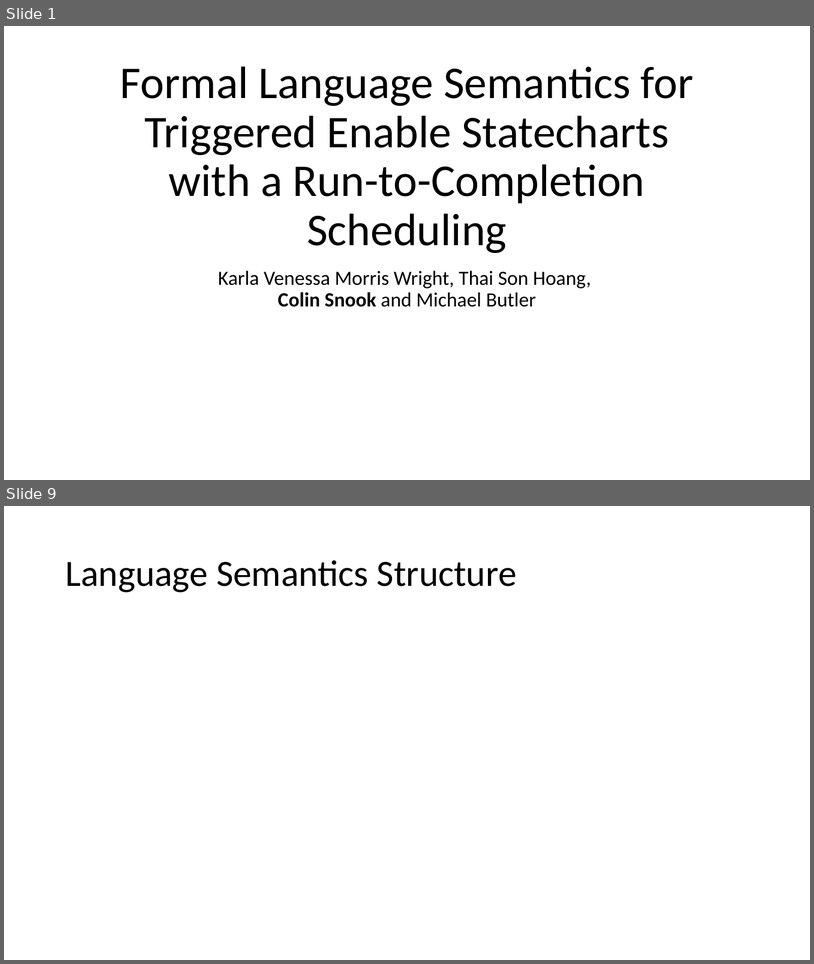
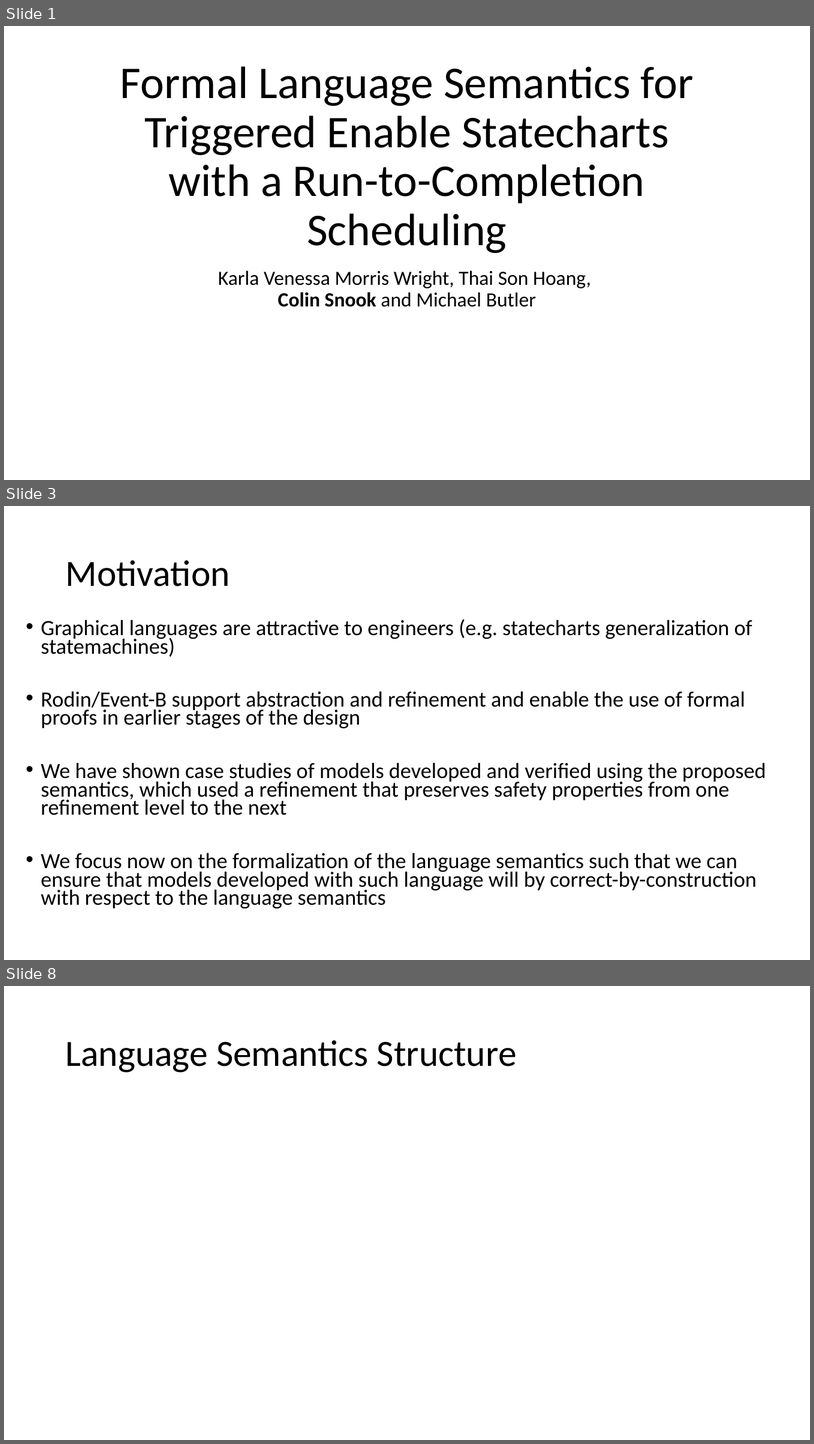
Before and after one commit to kmorris3/rodin_scxml_plugin, a slide deck: manuscripts/ICTAC2023/ICTAC-2023-Presentation.pptx. Shown one above the other, each under a label of ours: slides 1 and 9 before the commit, slides 1, 3 and 8 after it; the slides between them are not shown. The pictures are 814x964 and 814x1444 pixels, drawn with LibreOffice and Linux fonts; fonts in the diff are those of the drawing. Boxes give left, top, right and bottom in pixels: in the first picture for what was removed or moved away, otherwise in the second. Text is boxed around its words. In the diff, an @@ line names an element or a change of style, - is before the commit and + after.

```diff
--- a/manuscripts/ICTAC2023/ICTAC-2023-Presentation.pptx
+++ b/manuscripts/ICTAC2023/ICTAC-2023-Presentation.pptx
@@ slide 3 added at box(4, 506, 810, 960), background #FFFFFF @@
@@ title added at box(65, 560, 230, 586), 44 pt, text #000000 @@
+Motivation
@@ text added at box(41, 619, 767, 909), 25.9 pt, text #000000 @@
+• Graphical languages are attractive to engineers (e.g. statecharts generalization of statemachines)
+• Rodin/Event-B support abstraction and refinement and enable the use of formal proofs in earlier stages of the design
+• We have shown case studies of models developed and verified using the proposed semantics, which used a refinement that preserves safety properties from one refinement level to the next
+• We focus now on the formalization of the language semantics such that we can ensure that models developed with such language will by correct-by-construction with respect to the language semantics
@@ what was slide 9 is now slide 8 @@
```
Also in this commit, not shown: 6 slides changed, 3 other slides added, 3 slides removed.
